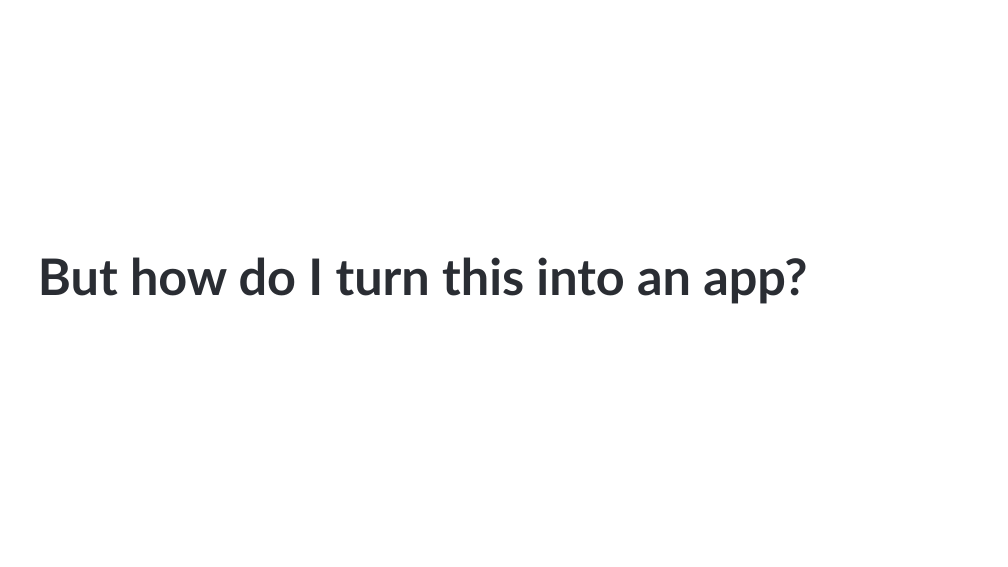
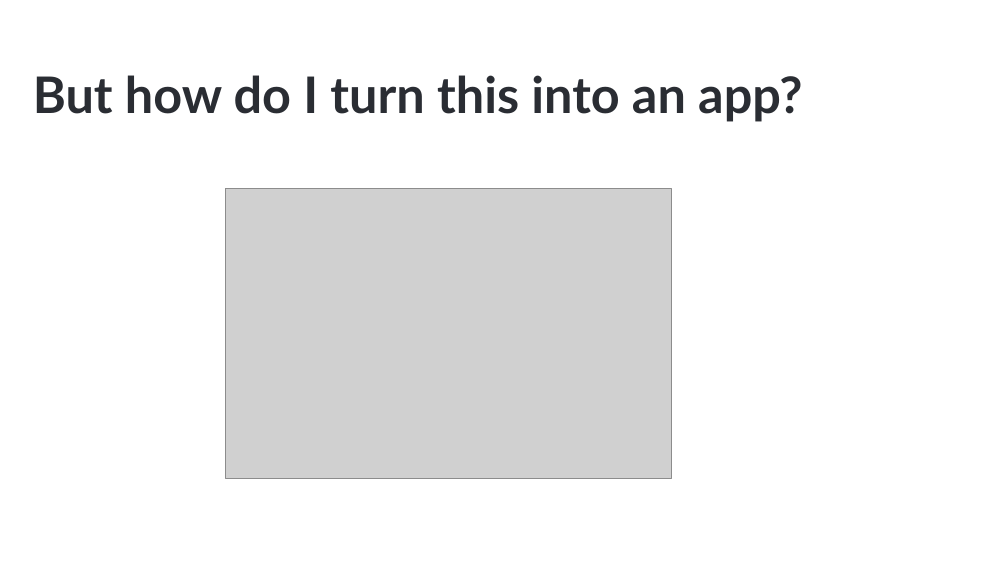
Before and after one commit to NativeScript/NativeScript-NEXT-Workshop, a slide deck: slide 27 of slides/1-Intro/intro.pptx (slide 21 before the commit). Drawn at 1008x567 pixels with LibreOffice and Linux fonts; fonts in the diff are those of the drawing; grey boxes stand for pictures; background and template pictures are left out. Boxes give left, top, right and bottom in pixels: in the first picture for what was removed or moved away, otherwise in the second. Text is boxed around its words. In the diff, an @@ line names an element or a change of style, - is before the commit and + after.

```diff
--- a/slides/1-Intro/intro.pptx
+++ b/slides/1-Intro/intro.pptx
@@ title "But how do I turn ...": place and size @@
-title "But how do I turn ..." at [38, 257, 807, 304]
+title "But how do I turn ..." at [33, 75, 802, 122]
@@ picture added at [225, 188, 671, 479] @@
```
Also in this commit, not shown: 3 other slides changed, 11 slides added, 3 slides removed, 1 other file.
